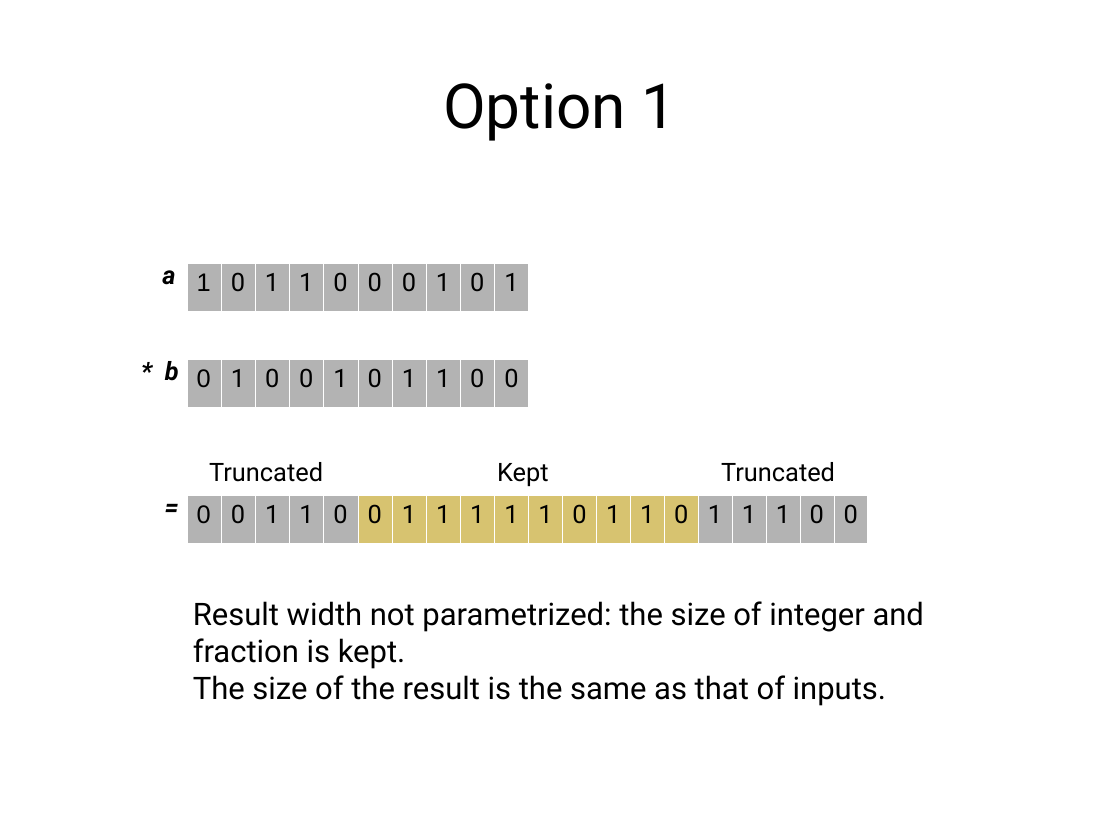
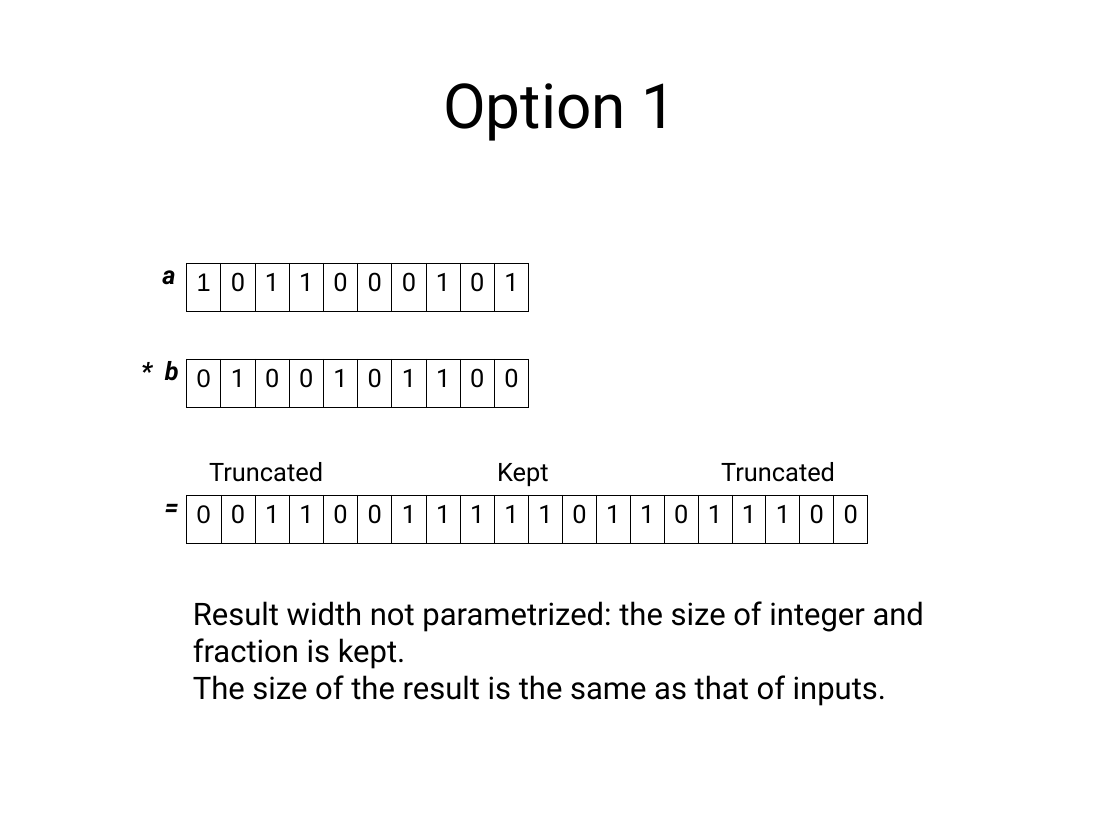
Before and after one commit to MihailoIsakov/layer_multiplex_nn, a slide deck: slide 4 of backpropagation/docs/doc.odp. Drawn at 1120x840 pixels with LibreOffice and Linux fonts; fonts in the diff are those of the drawing. Boxes give left, top, right and bottom in pixels: in the first picture for what was removed or moved away, otherwise in the second. Text is boxed around its words. In the diff, an @@ line names an element or a change of style, - is before the commit and + after.

```diff
--- a/backpropagation/docs/doc.odp
+++ b/backpropagation/docs/doc.odp
@@ table at (187,263,532,311) @@
@@ fill #B3B3B3 to none in row 1 @@
@@ borders changed @@
@@ table at (187,360,532,408) @@
@@ fill #B3B3B3 to none in row 1 @@
@@ borders changed @@
@@ table at (187,496,867,544) @@
@@ fill #B3B3B3 to none in 10 cells @@
@@ fill #D7C370 to none in 10 cells @@
@@ borders changed @@
```
Also in this commit, not shown: 7 other slides changed, 5 slides added.
